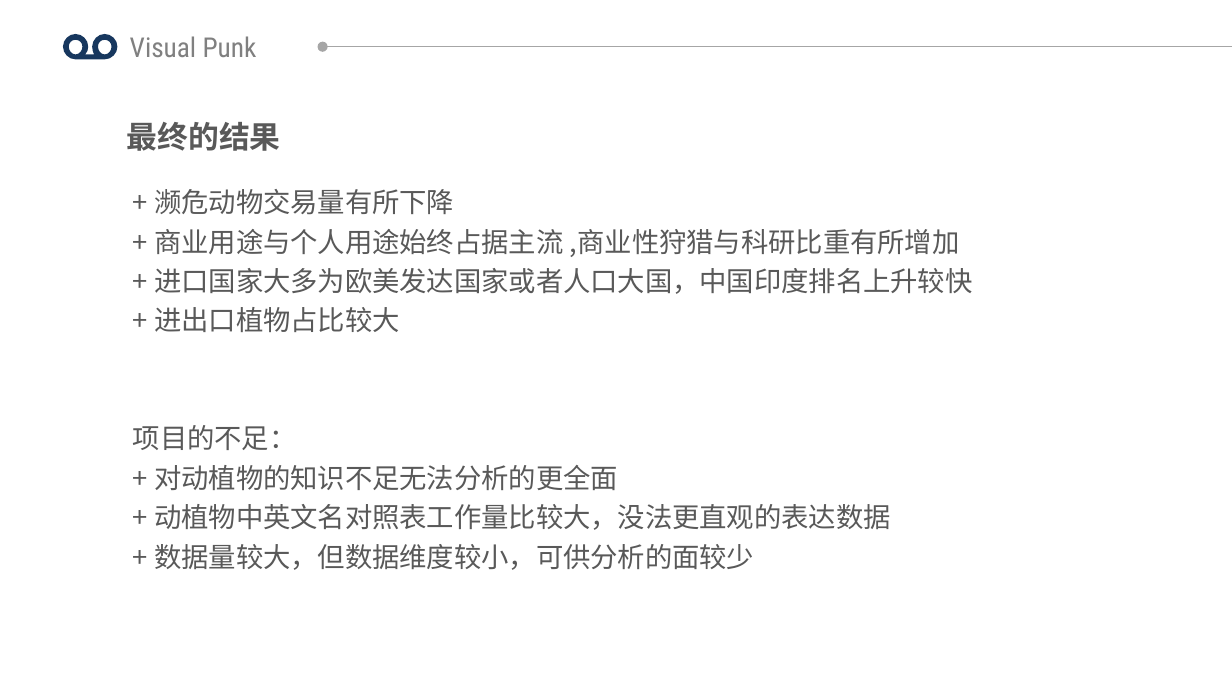
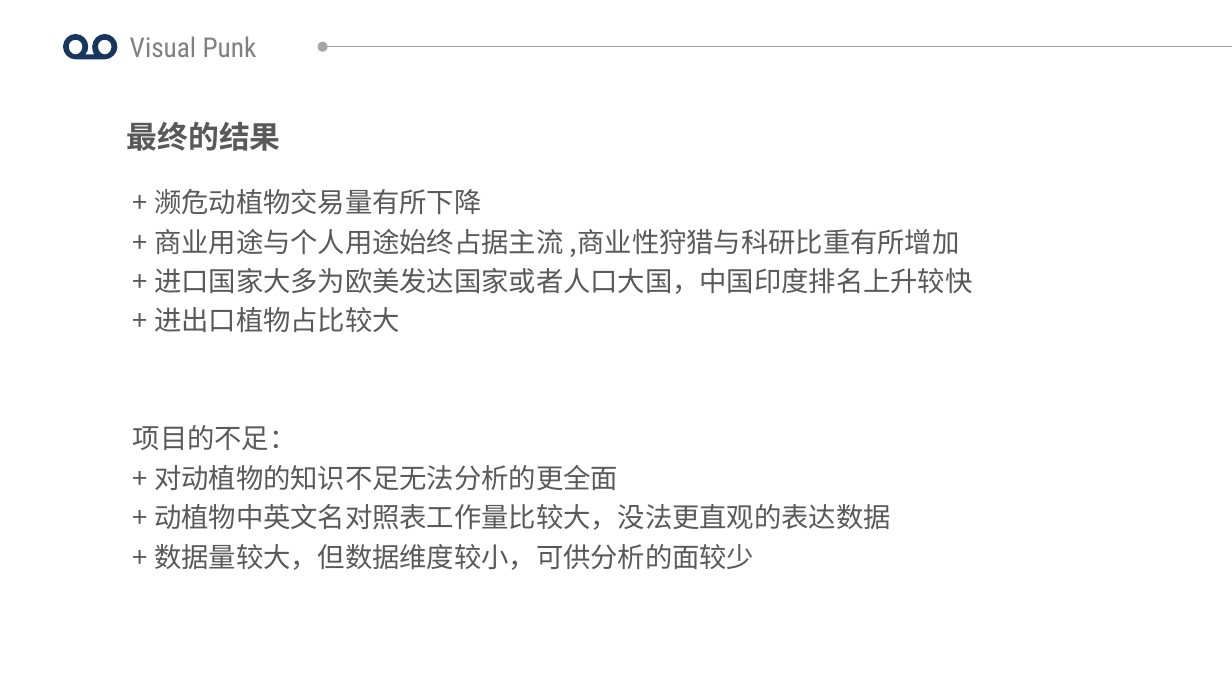
Before and after one commit to FontaineGuo/DataVisualization_LessonProject, a slide deck: slide 11 of Documents/最终文档/PPT/visualPunk-ppt.pptx. Drawn at 1232x693 pixels with LibreOffice and Linux fonts; fonts in the diff are those of the drawing. Boxes give left, top, right and bottom in pixels: in the first picture for what was removed or moved away, otherwise in the second. Text is boxed around its words. In the diff, an @@ line names an element or a change of style, - is before the commit and + after.

```diff
--- a/Documents/最终文档/PPT/visualPunk-ppt.pptx
+++ b/Documents/最终文档/PPT/visualPunk-ppt.pptx
@@ text at [154,189,481,214]: text changed @@
-+ 濒危动物交易量有所下降
++ 濒危动植物交易量有所下降
```
Also in this commit, not shown: 1 other slide changed, 3 other files.
